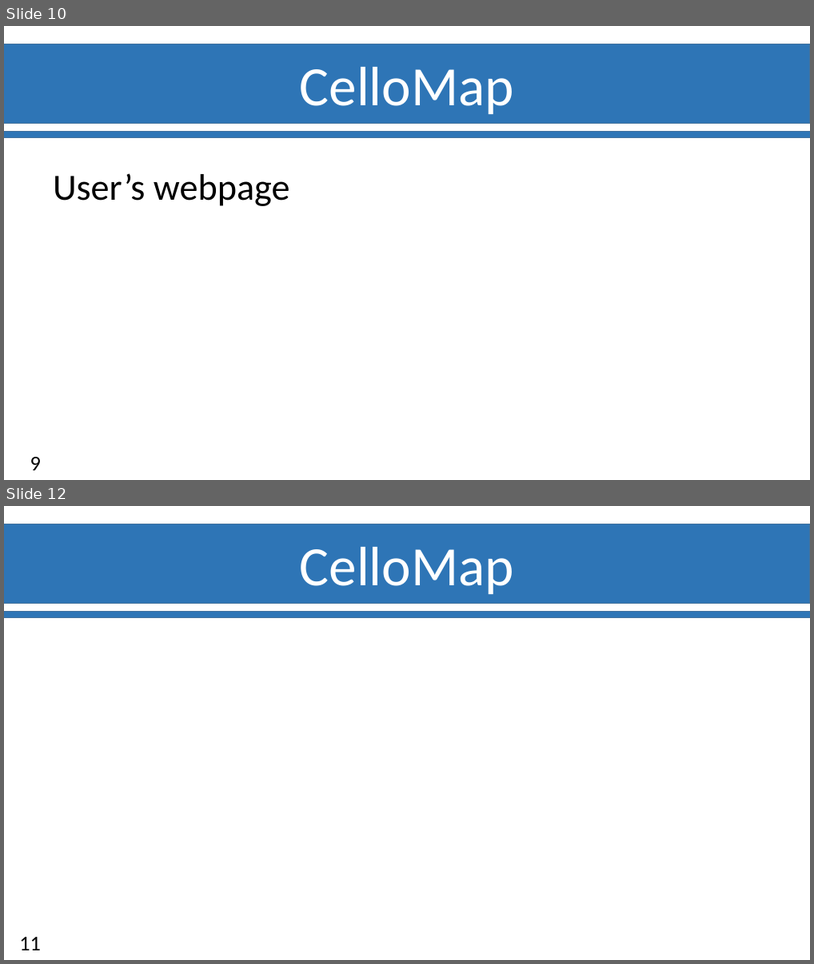
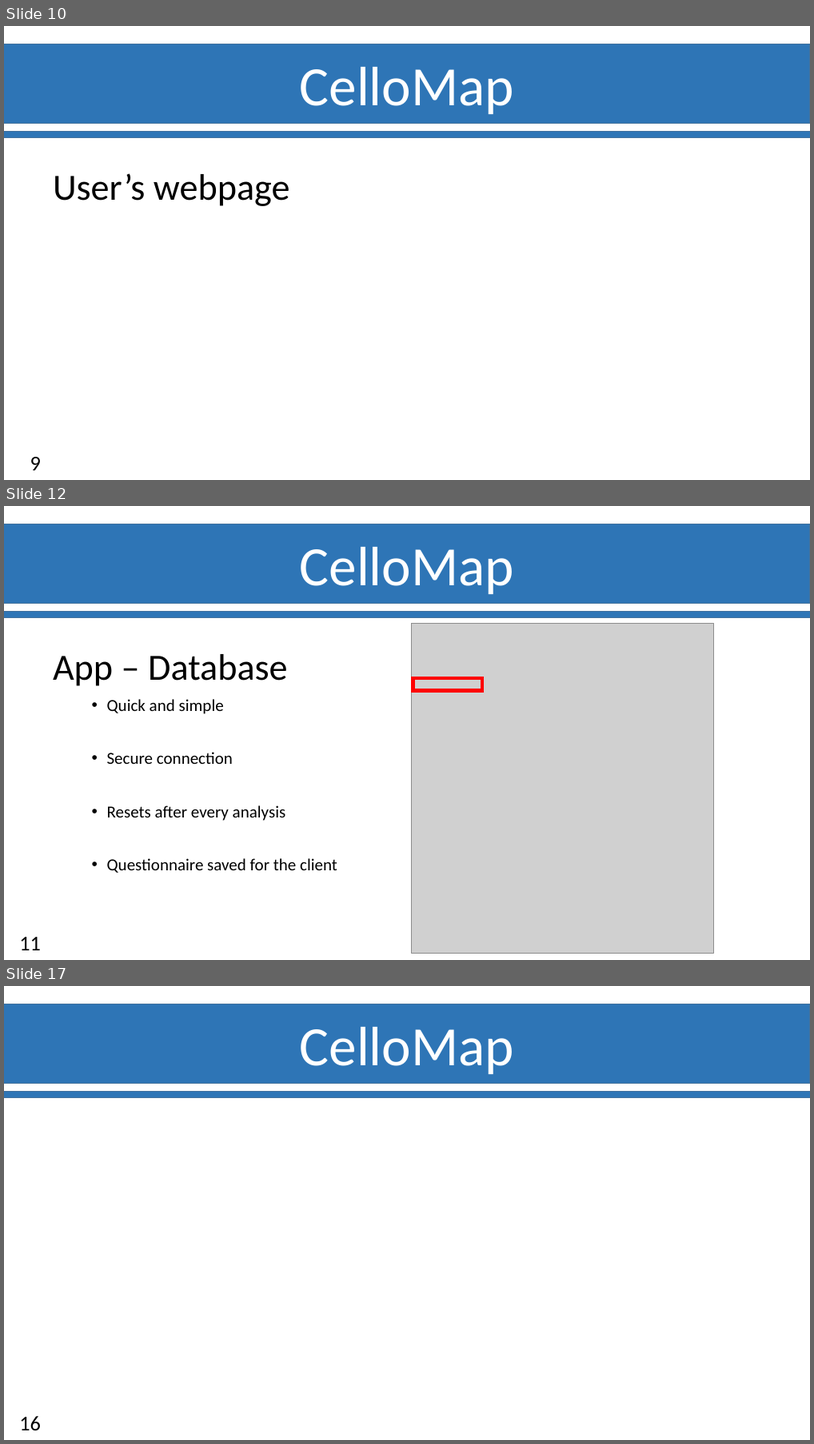
Before and after one commit to Ylefol/projet-INSERM_V5, a slide deck: Slides/Soutenance_Final.pptx. Shown one above the other, each under a label of ours: slides 10 and 12 before the commit, slides 10, 12 and 17 after it; the slides between them are not shown. The pictures are 814x964 and 814x1444 pixels, drawn with LibreOffice and Linux fonts; fonts in the diff are those of the drawing; grey boxes stand for pictures; background and template pictures are left out. Boxes give left, top, right and bottom in pixels: in the first picture for what was removed or moved away, otherwise in the second. Text is boxed around its words. In the diff, an @@ line names an element or a change of style, - is before the commit and + after.

```diff
--- a/Slides/Soutenance_Final.pptx
+++ b/Slides/Soutenance_Final.pptx
@@ slide 12 added at bbox=[4, 506, 810, 960], background #FFFFFF; not listed: 3 template elements that a slide beside it also shows @@
@@ picture added at bbox=[411, 624, 714, 952] @@
@@ text added at bbox=[53, 654, 288, 686], 44 pt, text #000000 @@
+App – Database
@@ rectangle added at bbox=[413, 679, 482, 691], outline #FF0000 4.5 pt @@
@@ text added at bbox=[107, 699, 338, 872], 20 pt, text #000000 @@
+• Quick and simple
+• Secure connection
+• Resets after every analysis
+• Questionnaire saved for the client
@@ page number added at bbox=[19, 936, 41, 950], 25 pt, text #000000 @@
+11
@@ what was slide 12 is now slide 17 @@
@@ page number at bbox=[19, 1416, 41, 1430]: text changed @@
-11
+16
```
Also in this commit, not shown: 5 other slides added, 1 slide removed.
